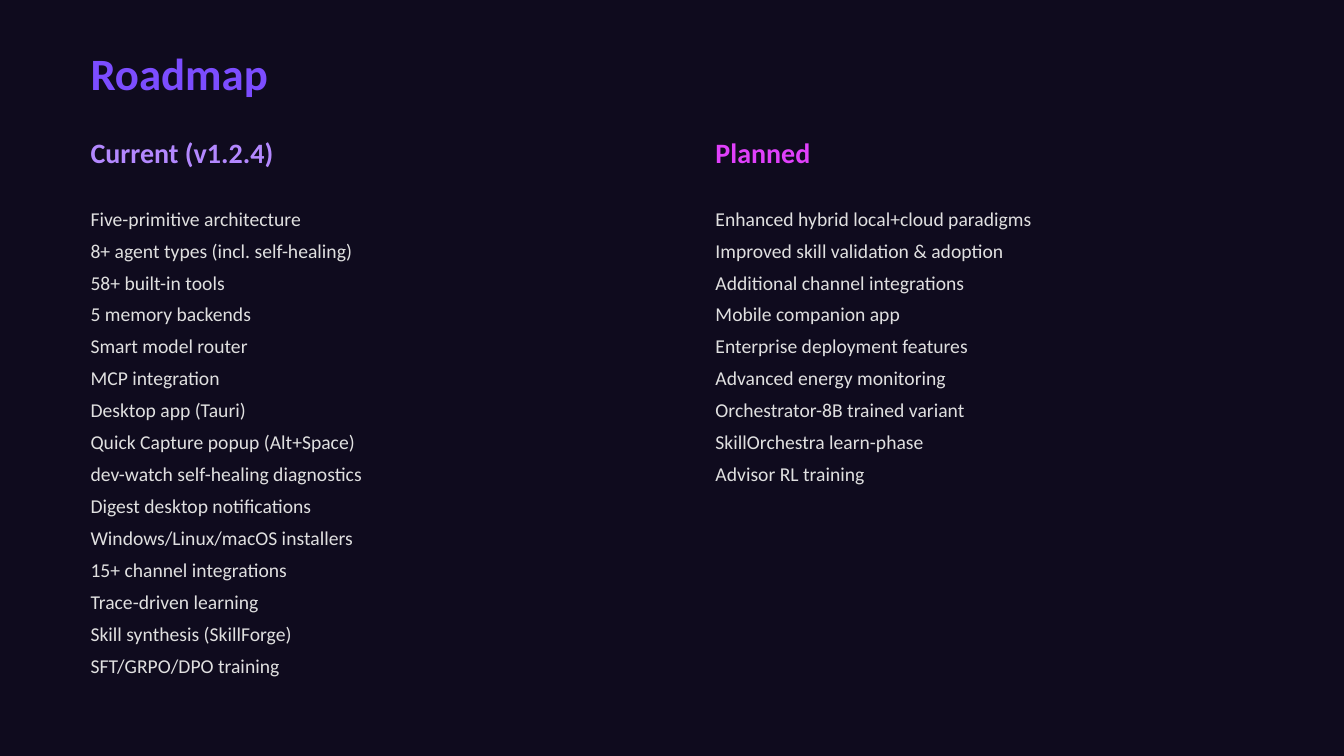
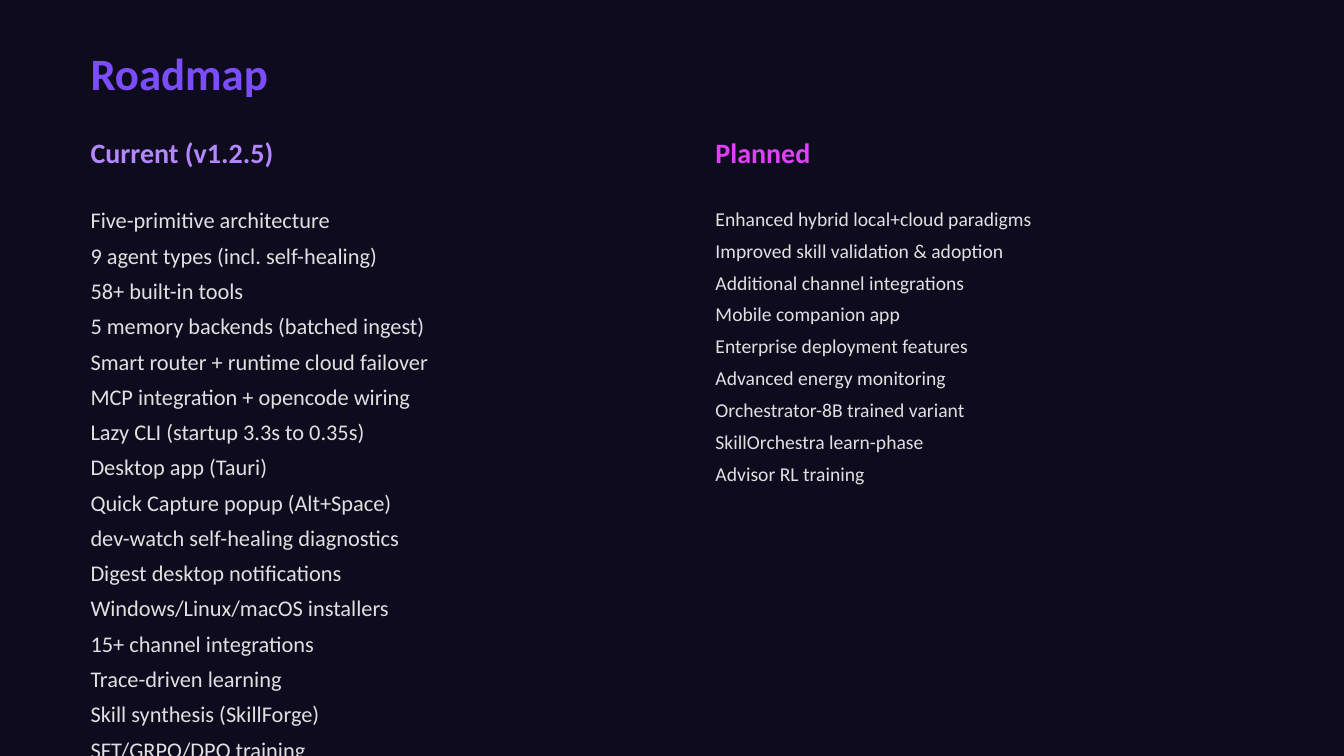
Before and after one commit to Hamza35779/NOVA-AI, a slide deck: slide 12 of docs/proposal/NOVA_AI_Technical_Presentation.pptx. Drawn at 1344x756 pixels with LibreOffice and Linux fonts; fonts in the diff are those of the drawing. Boxes give left, top, right and bottom in pixels: in the first picture for what was removed or moved away, otherwise in the second. Text is boxed around its words. In the diff, an @@ line names an element or a change of style, - is before the commit and + after.

```diff
--- a/docs/proposal/NOVA_AI_Technical_Presentation.pptx
+++ b/docs/proposal/NOVA_AI_Technical_Presentation.pptx
@@ text at <box>91,142,273,167</box>: text changed @@
-Current (v1.2.4)
+Current (v1.2.5)
@@ text at <box>91,212,399,726</box>: size 14 to 16 pt in "Five-primitive architecture", "58+ built-in tools", "Desktop app (Tauri)", "Quick Capture popup (Alt+Space)" and 7 more places @@
@@ text at <box>91,248,377,268</box>: text changed; size 14 to 16 pt @@
-8+ agent types (incl. self-healing)
+9 agent types (incl. self-healing)
@@ text at <box>91,318,428,444</box>: text changed; size 14 to 16 pt @@
-5 memory backends
-Smart model router
-MCP integration
+5 memory backends (batched ingest)
+Smart router + runtime cloud failover
+MCP integration + opencode wiring
+Lazy CLI (startup 3.3s to 0.35s)
```
Also in this commit, not shown: 7 other files.
